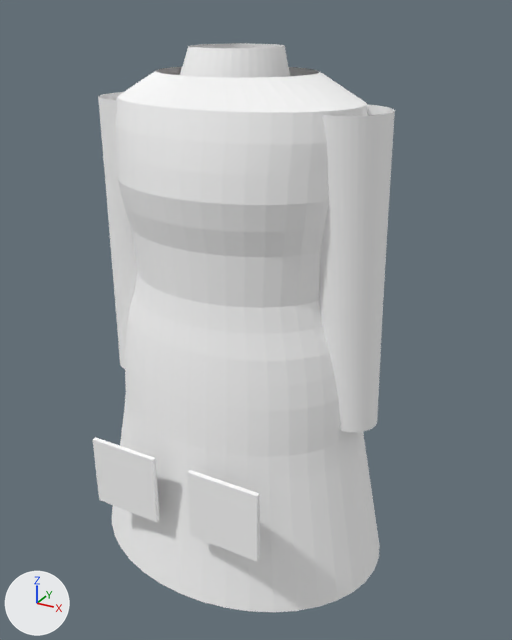
What one commit did to the glTF model public/3d/models/coat_halat_f.glb.
Camera for both pictures: a 50 mm lens placed at (0.597, -1.024, 1.481), pointed at (0.029, 0.009, 0.965). Every picture has the same lights, and +X, +Y and +Z are marked at lower left. The picture after the commit comes second.

The first picture shows 'coat_halat'.
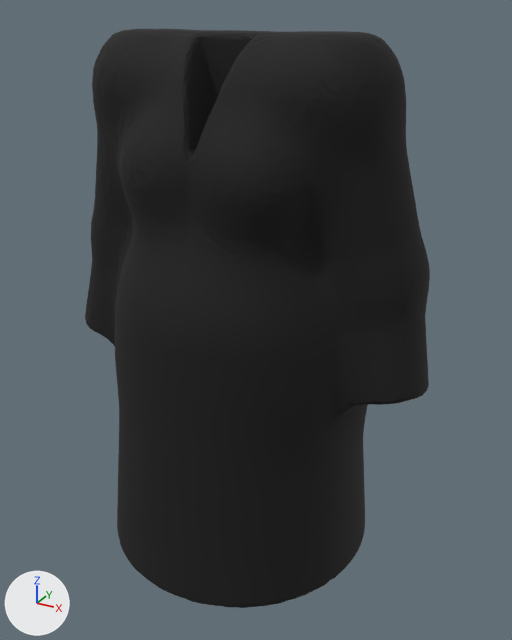
Changed parts and their boxes [x1, y1, x2, y2] in the pictures (512 x 640 px):
'coat_halat', recoloured, reshaped (14% wider): before [93, 43, 395, 612]; after [85, 29, 430, 608]
part 1 of me_coat_halat, rebuilt (29% wider, 6% taller): before [112, 67, 380, 612]; after [85, 29, 430, 608]
part 2 of me_coat_halat, deleted: before [319, 105, 395, 432]
part 3 of me_coat_halat, deleted: before [98, 92, 138, 369]
part 4 of me_coat_halat, deleted: before [180, 43, 290, 78]
part 5 of me_coat_halat, deleted: before [93, 437, 160, 522]
part 6 of me_coat_halat, deleted: before [187, 470, 260, 561]

The change, as a diff of the scene's bpy script:
```diff
--- a/public/3d/models/coat_halat_f.glb.py
+++ b/public/3d/models/coat_halat_f.glb.py
@@ mat_fabric @@
 mat_fabric = principled_material('fabric')
-mat_fabric.base_color = (1.0, 1.0, 1.0)  # white #ffffff
+mat_fabric.base_color = (0.00392, 0.00392, 0.00392)  # black #0d0d0d
 mat_fabric.roughness = 0.85
@@ me_coat_halat @@
 # used by ob_coat_halat; location = (0.0, 0.0, 0.0)
-me_coat_halat.from_pydata(...)  # 1776 vertices, 3224 faces; spans x -0.29..0.29, y -0.234..0.226, z 0.504..1.428
+me_coat_halat.from_pydata(...)  # 10006 vertices, 19999 faces; spans x -0.351..0.351, y -0.252..0.25, z 0.52..1.45
+# me_coat_halat part 1: the loose piece of 880 vertices spanning x -0.29..0.29, y -0.226..0.226, z 0.504..1.391 is rebuilt with 10006 vertices and now spans x -0.351..0.351, y -0.252..0.25, z 0.52..1.45
+# me_coat_halat part 2: the loose piece of 400 vertices spanning x 0.12..0.272, y -0.077..0.067, z 0.823..1.344 is deleted
+# me_coat_halat part 3: the loose piece of 400 vertices spanning x -0.272..-0.12, y -0.077..0.067, z 0.823..1.344 is deleted
+# me_coat_halat part 4: the loose piece of 80 vertices spanning x -0.091..0.091, y -0.1..0.08, z 1.369..1.428 is deleted
+# me_coat_halat part 5: the loose piece of 8 vertices spanning x -0.165..-0.035, y -0.234..-0.226, z 0.657..0.787 is deleted
+# me_coat_halat part 6: the loose piece of 8 vertices spanning x 0.035..0.165, y -0.234..-0.226, z 0.657..0.787 is deleted
 me_coat_halat.materials.append(mat_fabric)
```
